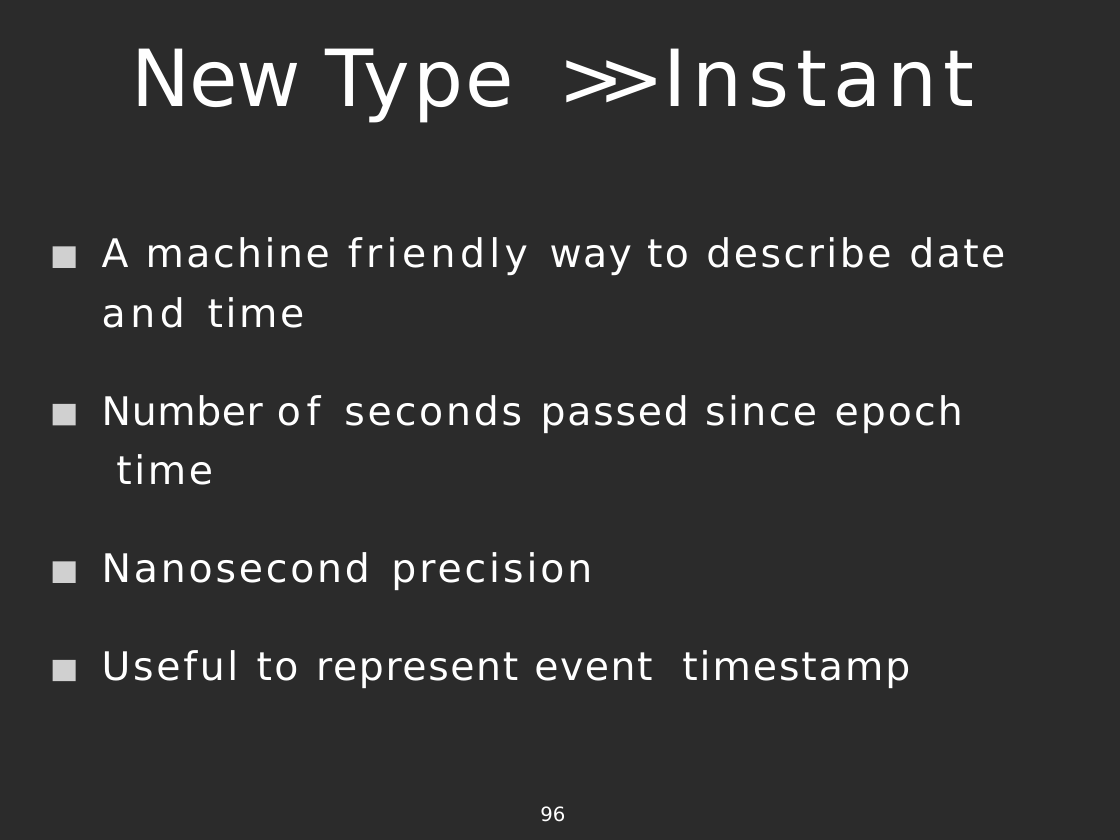
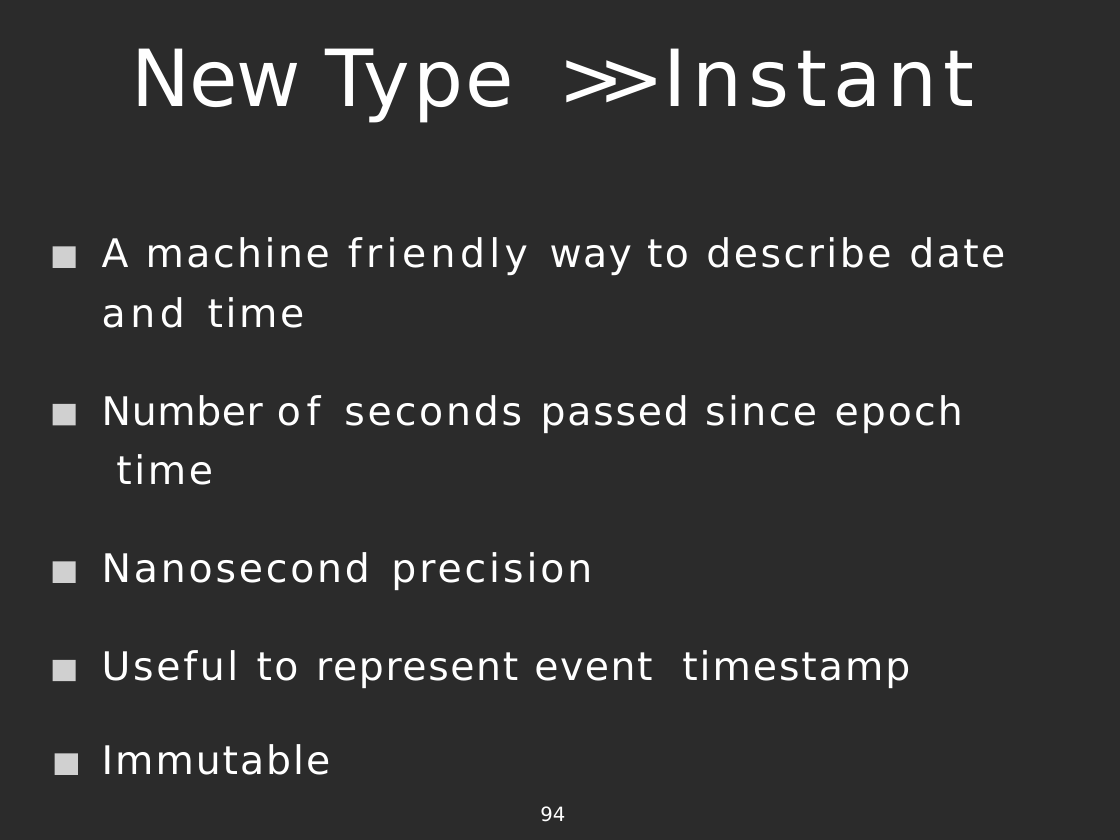
Before and after one commit to vilasvarghese/JavaFullStack, a slide deck: slide 94 of java8/java8-examples/Project1/java8-slides.pptx (slide 96 before the commit). Drawn at 1120x840 pixels with LibreOffice and Linux fonts; fonts in the diff are those of the drawing; grey boxes stand for pictures; background and template pictures are left out; a plain dark background stands for a picture behind light text. Boxes give left, top, right and bottom in pixels: in the first picture for what was removed or moved away, otherwise in the second. Text is boxed around its words. In the diff, an @@ line names an element or a change of style, - is before the commit and + after.

```diff
--- a/java8/java8-examples/Project1/java8-slides.pptx
+++ b/java8/java8-examples/Project1/java8-slides.pptx
@@ text at [102,744,331,775]: paragraph added @@
+Immutable
@@ picture added at [54,754,77,775] @@
@@ page number at [540,806,565,822]: text changed @@
-96
+94
```
Also in this commit, not shown: 3 other slides changed, 2 slides removed, 23 other files.
